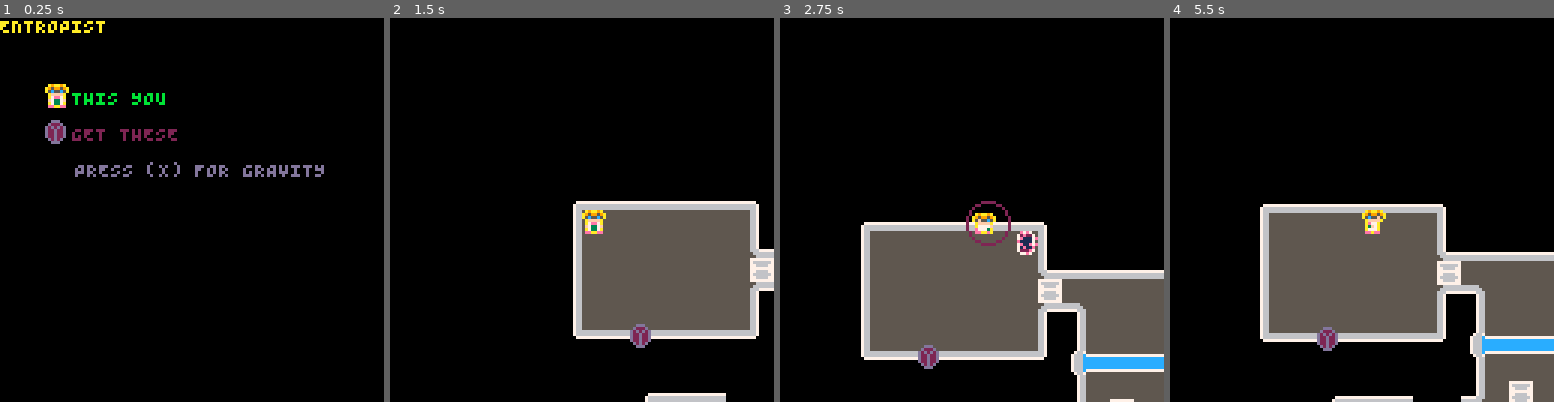
Above: before the commit, frames 1-4 (left to right).
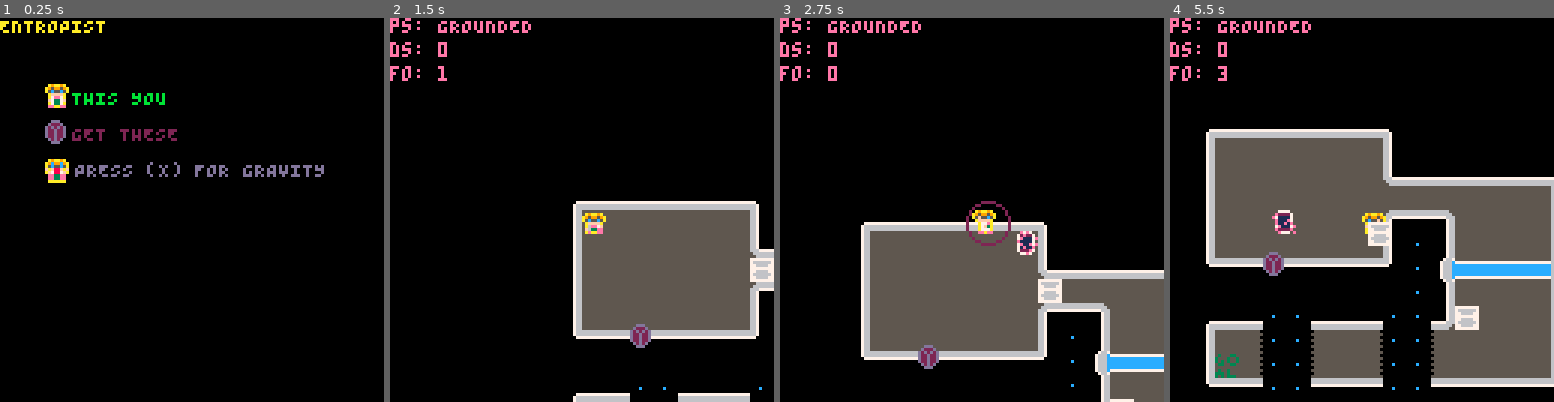
Above: after the commit, the same moments.

Repository: kitasuna/pico8-ttuor
Game: PICO-8 cartridge main.p8
Same seed, same stepped clock (60 frames per second), same inputs: the game is played once before the commit and once after it.
Inputs:
- Up to frame 1 (0.25 s): no input
- Up to frame 2 (1.5 s): tap X (X key) at 0.33, 1.07 s; tap O (Z key) at 0.7 s
- Up to frame 3 (2.75 s): hold Right 1.6-2.1 s; tap O (Z key) at 1.7, 2.1, 2.5 s; tap X (X key) at 1.85 s; hold Up 2.15-2.42 s; hold Right from 2.47 s (still down)
- Up to frame 4 (5.5 s): tap O (Z key) every 0.4 s from 2.9 to 5.3 s; tap X (X key) at 2.97, 4.08, 5.2 s; release Right at 3.03 s; hold Left 3.08-3.58 s; hold Down 3.63-3.97 s; hold Right 4.02-4.68 s; hold Up 4.73-5.03 s; hold Left from 5.08 s (still down)

The runs differ from the first frame. In frame 1, 0.3% of the frame differs, in the area x 11-18%, y 36-43%; in frame 2, 1.8%; in frame 3, 3.4%; in frame 4, 46%, in the area x 0-100%, y 0-100%.

Commit message:
Add sliding Add TTL on projectiles

Diff:
--- a/const.lua
+++ b/const.lua
@@ -49,3 +49,5 @@
 
 PLAYER_STATE_GROUNDED = "GROUNDED"
 PLAYER_STATE_FLOATING = "FLOATING"
+PLAYER_STATE_SLIDING = "SLIDING"
+PLAYER_STATE_DEAD_FALLING = "DEAD_FALLING"
--- a/entity.lua
+++ b/entity.lua
@@ -121,12 +121,10 @@
       -- Update blocked_by if necessary
       beam.size_x = 128
       if collides(beam.blocked_by, beam) == true then
-        printh("collided!")
         beam.size_x = beam.blocked_by.pos_x - beam.pos_x
         return
       else
         beam.blocked_by = nil
-        printh("UNSET BLOCKED_BY!")
       end
     end
 
--- a/grav.lua
+++ b/grav.lua
@@ -32,6 +32,15 @@
     del(gm.projectiles, payload.projectile)
   end
 
+  gm.handle_player_death = function(name, payload)
+    for k, g in pairs(gm.gravities) do
+      del(gm.gravities, g)
+    end
+    for k, g in pairs(gm.projectiles) do
+      del(gm.projectiles, g)
+    end
+  end
+
   -- String -> { pos_x: Int, pos_y: Int, direction: Int, input_mask: Int }
   gm.handle_button = function(name, payload)
 
@@ -53,7 +62,6 @@
       end
 
       local tmp = new_gravity({pos_x=pos_x, pos_y=pos_y})
-      grav_count += 1
 
       add(gm.gravities, tmp)
     elseif (payload.input_mask & (1 << BTN_O)) == 0 and count(gm.gravities) > 0 then
@@ -98,8 +106,13 @@
       end
     end
 
-    for k, g in pairs(gm.projectiles) do
-      g.update()
+    for k, p in pairs(gm.projectiles) do
+      p.update()
+
+      if p.ttl < 0 then
+        del(gm.projectiles, p)
+        qm.ae("PROJ_EXPIRATION", {})
+      end
     end
   end
 
@@ -161,6 +174,7 @@
   tmp.frame_half_step = 1
   tmp.frame_step = 4
   tmp.can_travel = (1 << FLAG_FLOOR) | (1 << FLAG_GAP)
+  tmp.ttl = 180
   local launch_velocity = 1.2
   if direction == DIRECTION_UP then
     tmp.vel_x = 0
@@ -185,6 +199,8 @@
         tmp.frame_index = 1
       end
     end
+
+    tmp.ttl -= 1
 
     ent_update(tmp)()
 
--- a/level.lua
+++ b/level.lua
@@ -7,7 +7,6 @@
         pos_x = 16,
         pos_y = 16,
       },
-      time=22<<8,
       player = {
         pos_x = ((1*8) + 16),
         pos_y = ((4*8) + 16),
@@ -16,7 +15,7 @@
         {type=ENT_BOX, pos_x= (8*8)+16, pos_y = (6*8)+16},
         {type=ENT_BOX, pos_x= (11*8)+16, pos_y = (11*8)+16},
         {type=ENT_ITEM, pos_x= 40, pos_y = 86},
-        {type=ENT_BEAM, pos_x = (8*10)+16, pos_y = (9*8)+16},
+        {type=ENT_BEAM, pos_x = (8*11)+16, pos_y = (9*8)+16},
       }
     },
   }
--- a/main.p8
+++ b/main.p8
@@ -1,5 +1,5 @@
 pico-8 cartridge // http://www.pico-8.com
-version 34
+version 35
 __lua__
 #include const.lua
 #include qico.lua
@@ -14,7 +14,7 @@
 --[[
 -- GLOBALS
 -- qm: qico queue manager
--- gm: game manager (score etc)
+-- gm: game manager (handles resetting of levels etc)
 -- ent_man: entity manager
 -- player: player object
 -- gravity: gravity well object
@@ -24,11 +24,10 @@
 -- level_index: table index of current level
 --]]
 --
+--
 function __draw() end
 function __update() end
 
-
-grav_count = 0
 
 over_draw = function()
   cls()
@@ -56,6 +55,11 @@
 
   camera(-64 + player.pos_x,-64 + player.pos_y)
   map(0, 0, level.map_offset.pos_x, level.map_offset.pos_y, 128, 32)
+  print("ps: "..player.state, player.pos_x-64, player.pos_y-64, 14)
+  print("ds: "..player.deaths, player.pos_x-64, player.pos_y-56, 14)
+  print("fo: "..player.frame_offset, player.pos_x-64, player.pos_y-48, 14)
+  -- print("v: "..player.vel_x..":"..player.vel_y, 15)
+  -- printh("v: "..player.vel_x..":"..player.vel_y)
   if player.invincible == false or (frame_counter % 4 == 1) then
     player.draw()
   end
@@ -73,7 +77,6 @@
   end)
 
   -- camera()
-  -- print("time: "..level.time, player.pos_x - 64, player.pos_y - 64, 14)
   -- print("ps: "..player.state, player.pos_x - 64, player.pos_y - 56, 14)
   -- print("pv: "..player.vel_x..","..player.vel_y, player.pos_x - 64, player.pos_y - 48, 14)
 end
@@ -112,8 +115,7 @@
       projectile = (count(grav_man.projectiles) > 0) and grav_man.projectiles[1] or nil
     })
 
-    -- Move stuff around
-    player.move(ent_man)
+    player.update(ent_man)
 
     grav_man.update()
     for k, g in pairs(grav_man.gravities) do
@@ -135,12 +137,11 @@
       end
 
       for j, ent_inner in pairs(ent_man.ents) do
-	if ent_inner.type == ENT_BEAM and ent.type == ENT_BOX and collides(ent, ent_inner) then
+        if ent_inner.type == ENT_BEAM and ent.type == ENT_BOX and collides(ent, ent_inner) then
           qm.ae("BEAM_BOX_COLLISION", { box=ent, beam=ent_inner })
-	end
+        end
       end
     end
-
 
     -- if gravity.mass > level.critical_mass then
     if false then
@@ -203,10 +204,17 @@
   qm.at("GRAVITY")
   qm.at("PROJ_PLAYER_COLLISION")
   qm.at("BEAM_BOX_COLLISION")
+  qm.at("PLAYER_DEATH")
+  qm.at("PROJ_EXPIRATION")
 
   -- Set up our score manager
   score_man = new_score_manager()
 
+  gm = {}
+  gm.handle_player_death = function(name, payload)
+    init_level(payload.level)
+  end
+  qm.as("PLAYER_DEATH", gm.handle_player_death)
 
   -- Set up our entity manager
   ent_man = new_entity_manager()
@@ -220,13 +228,14 @@
   qm.as("BUTTON", grav_man.handle_button)
   qm.as("ENTITY_GRAV_COLLISION", grav_man.handle_ent_grav_collision)
   qm.as("PROJ_PLAYER_COLLISION", grav_man.handle_proj_player_collision)
+  qm.as("PLAYER_DEATH", grav_man.handle_player_death)
 
   -- Add sprite
   player = new_player(1, 64, 64, 6, 6)
   -- Player subscriptions
   qm.as("BUTTON", player.handle_button)
   qm.as("PROJ_PLAYER_COLLISION", player.handle_proj_player_collision)
-
+  qm.as("PROJ_EXPIRATION", player.handle_proj_expiration)
 
   -- Load levels
   levels = get_levels()
@@ -244,6 +253,7 @@
 end
 
 function init_level(l)
+  player.reset(l)
   ent_man.reset()
   for k, e in pairs(l.ents) do
     if e.type==ENT_ITEM then
@@ -266,9 +276,7 @@
 function _update60()
   -- Kinda hacky; but if we're in "game mode" do this stuff
   if __update == game_update then
-    if level.time > 0 then
-      level.time -= 1
-    elseif level.time <= 0 then
+    if false then -- TODO: Add game over condition here
       __update = over_update
       __draw = over_draw
     end
@@ -437,21 +445,21 @@
 
 
 __gff__
-0001010101010101010101010101000000000000000000002002020000000000041000000000000000000000000000001010100000000000000000000000000002000000000000000000000000000000020202020000000000000000000000000000000000000000000000000000000000000000000000000000000000000000
+0001010101010101010101010101010001000000000000002002020000000000041000000000000000000000000000001010100000000000000000000000000002000000000000000000000000000000020202020200000000000000000000000000000000000000000000000000000000000000000000000000000000000000
 0000000000000000000000000000000000000000000000000000000000000000000000000000000000000000000000000000000000000000000000000000000000000000000000000000000000000000000000000000000000000000000000000000000000000000000000000000000000000000000000000000000000000000
 __map__
-101010101010001010101010101a1a1a1a1a1a00000000000000000000000000000000000000000000000000000000000000000000000000000000000000000000000000000000000000000000000000000000000000000000000000000000000000000000000000000000000000000000000000000000000000000000000000
-1010101010000010101010101010101010101000000000000000000000000000000000000000000000000000000000000000000000000000000000000000000000000000000000000000000000000000000000000000000000000000000000000000000000000000000000000000000000000000000000000000000000000000
-1010101010000010101010101000101010101000000000000000000000000000000000000000000000000000000000000000000000000000000000000000000000000000000000000000000000000000000000000000000000000000000000000000000000000000000000000000000000000000000000000000000000000000
-4543434343434343461010101000101010101000000000000000000000000000000000000000000000000000000000000000000000000000000000000000000000000000000000000000000000000000000000000000000000000000000000000000000000000000000000000000000000000000000000000000000000000000
-4140404040404040421010101010101010101010000000000000000000000000000000000000000000000000000000000000000000000000000000000000000000000000000000000000000000000000000000000000000000000000000000000000000000000000000000000000000000000000000000000000000000000000
-4140404040404040494343434343461010101010000000000000000000000000000000000000000000000000000000000000000000000000000000000000000000000000000000000000000000000000000000000000000000000000000000000000000000000000000000000000000000000000000000000000000000000000
-4140404040404040404040404040421010101000000000000000000000000000000000000000000000000000000000000000000000000000000000000000000000000000000000000000000000000000000000000000000000000000000000000000000000000000000000000000000000000000000000000000000000000000
-41404040404040404a4b40404040421010101000000000000000000000000000000000000000000000000000000000000000000000000000000000000000000000000000000000000000000000000000000000000000000000000000000000000000000000000000000000000000000000000000000000000000000000000000
-4140404040404040424140404040421010101000000000000000000000000000000000000000000000000000000000000000000000000000000000000000000000000000000000000000000000000000000000000000000000000000000000000000000000000000000000000000000000000000000000000000000000000000
-4844444444444444473040404040420000000000000000000000000000000000000000000000000000000000000000000000000000000000000000000000000000000000000000000000000000000000000000000000000000000000000000000000000000000000000000000000000000000000000000000000000000000000
-1010101010220000004140404040420000000000000000000000000000000000000000000000000000000000000000000000000000000000000000000000000000000000000000000000000000000000000000000000000000000000000000000000000000000000000000000000000000000000000000000000000000000000
-1010224543434300004c40404040420000000000000000000000000000000000000000000000000000000000000000000000000000000000000000000000000000000000000000000000000000000000000000000000000000000000000000000000000000000000000000000000000000000000000000000000000000000000
-0000004140405318185240404040420000000000000000000000000000000000000000000000000000000000000000000000000000000000000000000000000000000000000000000000000000000000000000000000000000000000000000000000000000000000000000000000000000000000000000000000000000000000
-0000004119405318185240404040420000000000000000000000000000000000000000000000000000000000000000000000000000000000000000000000000000000000000000000000000000000000000000000000000000000000000000000000000000000000000000000000000000000000000000000000000000000000
-0000004844444400004444444444470000000000000000000000000000000000000000000000000000000000000000000000000000000000000000000000000000000000000000000000000000000000000000000000000000000000000000000000000000000000000000000000000000000000000000000000000000000000
+555555555555005555555555551a1a1a1a1a1a00000000000000000000000000000000000000000000000000000000000000000000000000000000000000000000000000000000000000000000000000000000000000000000000000000000000000000000000000000000000000000000000000000000000000000000000000
+5555555555550055555555555555555555555500000000000000000000000000000000000000000000000000000000000000000000000000000000000000000000000000000000000000000000000000000000000000000000000000000000000000000000000000000000000000000000000000000000000000000000000000
+5555555555555555555555555555555555555500000000000000000000000000000000000000000000000000000000000000000000000000000000000000000000000000000000000000000000000000000000000000000000000000000000000000000000000000000000000000000000000000000000000000000000000000
+4543434343434343465555555555555555555555000000000000000000000000000000000000000000000000000000000000000000000000000000000000000000000000000000000000000000000000000000000000000000000000000000000000000000000000000000000000000000000000000000000000000000000000
+4140404040404040425555555555555555555555000000000000000000000000000000000000000000000000000000000000000000000000000000000000000000000000000000000000000000000000000000000000000000000000000000000000000000000000000000000000000000000000000000000000000000000000
+4140404040404040494343434343434655555555000000000000000000000000000000000000000000000000000000000000000000000000000000000000000000000000000000000000000000000000000000000000000000000000000000000000000000000000000000000000000000000000000000000000000000000000
+4140404040404040404040404040404255555555000000000000000000000000000000000000000000000000000000000000000000000000000000000000000000000000000000000000000000000000000000000000000000000000000000000000000000000000000000000000000000000000000000000000000000000000
+41404040404040404a444b404040404255555500000000000000000000000000000000000000000000000000000000000000000000000000000000000000000000000000000000000000000000000000000000000000000000000000000000000000000000000000000000000000000000000000000000000000000000000000
+4140404040404040421841404040404255555500000000000000000000000000000000000000000000000000000000000000000000000000000000000000000000000000000000000000000000000000000000000000000000000000000000000000000000000000000000000000000000000000000000000000000000000000
+4844444444444444471830404040404200000000000000000000000000000000000000000000000000000000000000000000000000000000000000000000000000000000000000000000000000000000000000000000000000000000000000000000000000000000000000000000000000000000000000000000000000000000
+5555555555220000001841404040404200000000000000000000000000000000000000000000000000000000000000000000000000000000000000000000000000000000000000000000000000000000000000000000000000000000000000000000000000000000000000000000000000000000000000000000000000000000
+454343181843434318184c404040404200000000000000000000000000000000000000000000000000000000000000000000000000000000000000000000000000000000000000000000000000000000000000000000000000000000000000000000000000000000000000000000000000000000000000000000000000000000
+4140531818524053181852404040404200000000000000000000000000000000000000000000000000000000000000000000000000000000000000000000000000000000000000000000000000000000000000000000000000000000000000000000000000000000000000000000000000000000000000000000000000000000
+4119531818524053181852404040404200000000000000000000000000000000000000000000000000000000000000000000000000000000000000000000000000000000000000000000000000000000000000000000000000000000000000000000000000000000000000000000000000000000000000000000000000000000
+4844441818444444181844444444444700000000000000000000000000000000000000000000000000000000000000000000000000000000000000000000000000000000000000000000000000000000000000000000000000000000000000000000000000000000000000000000000000000000000000000000000000000000
--- a/player.lua
+++ b/player.lua
@@ -14,8 +14,10 @@
   -- local velocity_step_down = 0.08
   local velocity_step_up = 0.2
   local velocity_step_down = 0.2
+  local slide_step_down = 0.035
 
   player.state = PLAYER_STATE_GROUNDED
+  player.deaths = 0
   player.vel_x = 0
   player.vel_y = 0
   player.invincible = false
@@ -25,12 +27,20 @@
   player.facing = DIRECTION_DOWN
   player.can_travel = (1 << FLAG_FLOOR)
 
-  player.handle_proj_player_collision = function(name, payload)
+  player.reset = function(l)
+    player.frame_base = 1
+    player.frame_offset = 1
+    player.facing = DIRECTON_DOWN
+    player.can_travel = (1 << FLAG_FLOOR)
     player.state = PLAYER_STATE_GROUNDED
     player.vel_x = 0
     player.vel_y = 0
-    player.can_travel = (1 << FLAG_FLOOR)
-    player.facing = DIRECTION_DOWN
+    player.pos_x = l.player.pos_x
+    player.pos_y = l.player.pos_y
+  end
+
+  player.handle_proj_player_collision = function(name, payload)
+    sc_sliding(player)
   end
 
   player.handle_obs_collision = function(name, payload)
@@ -50,7 +60,23 @@
     })
   end
 
+  player.handle_proj_expiration = function(name, payload)
+    if player.state == PLAYER_STATE_FLOATING then
+      sc_sliding(player)
+    end
+  end
+
   player.handle_button = function(name, payload)
+    -- If they're sliding, they can't do much
+    if player.state == PLAYER_STATE_SLIDING then
+      return
+    end
+
+    -- If they're dying, disable input
+    if player.state == PLAYER_STATE_DEAD_FALLING then
+      return
+    end
+
     -- If they're floating and the press isn't a float toggle, return
     if player.state == PLAYER_STATE_FLOATING and (payload.input_mask & (1 << BTN_X) == 0) then
       return
@@ -58,10 +84,7 @@
 
     -- If they're floating and the press IS a float toggle, ground them and return
     if player.state == PLAYER_STATE_FLOATING and (payload.input_mask & (1 << BTN_X) > 0) then
-        player.state = PLAYER_STATE_GROUNDED
-        player.can_travel = (1 << FLAG_FLOOR)
-        player.vel_x = 0
-        player.vel_y = 0
+        sc_sliding(player)
         return
     end
 
@@ -76,8 +99,6 @@
         128.0
         )
 
-        printh("GD: "..grav_result.gdistance..", X: "..grav_result.vel.x..", Y: "..grav_result.vel.y)
-
         player.vel_x = grav_result.vel.x
         player.vel_y = grav_result.vel.y
 
@@ -157,10 +178,14 @@
       spr(player.frame_base + player.frame_offset, player.pos_x, player.pos_y, 1.0, 1.0, player.flip_x, player.flip_y)
     elseif player.state == PLAYER_STATE_FLOATING then
       spr(13, player.pos_x, player.pos_y, 1.0, 1.0, false, false)
-    end
-  end
-
-  player.move = function(ent_man)
+    elseif player.state == PLAYER_STATE_SLIDING then
+      spr(14, player.pos_x, player.pos_y, 1.0, 1.0, false, false)
+    elseif player.state == PLAYER_STATE_DEAD_FALLING then
+      sspr(0, 8, 8, 8, player.pos_x + (player.frame_offset * 2), player.pos_y + (player.frame_offset * 2), 8 \ (player.frame_offset + 1), 8 \ (player.frame_offset + 1))
+    end
+  end
+
+  player.update = function(ent_man)
     -- Get player x/y map cell
     local map_offset_x = 16
     local map_offset_y = 12
@@ -175,6 +200,32 @@
     local next_map_y = (player_next_y - map_offset_y) \ 8
     local can_move_x = true
     local can_move_y = true
+
+    if player.state == PLAYER_STATE_DEAD_FALLING then
+      if player.frame_offset < 3 then
+        player.frame_step += 1
+        if player.frame_step > 20 then
+          player.frame_offset += 1
+          player.frame_step = 0
+        end
+      else
+        qm.ae("PLAYER_DEATH", {level = level})
+        return
+      end
+    end
+
+    -- if centered over a gap, and not floating, increment deaths (and probably trigger some event?)
+    if fget(mget(curr_map_x, curr_map_y), FLAG_GAP) and (player.state != PLAYER_STATE_FLOATING and player.state != PLAYER_STATE_DEAD_FALLING) then
+      player.deaths += 1
+      player.can_move_x = false
+      player.can_move_y = false
+      player.vel_x = 0
+      player.vel_y = 0
+      player.state = PLAYER_STATE_DEAD_FALLING
+      player.frame_step = 0
+      player.frame_offset = 0
+      return
+    end
 
     if fget(mget(next_map_x, curr_map_y)) & player.can_travel == 0 then
       can_move_x = false
@@ -215,7 +266,37 @@
       player.pos_y += player.vel_y
     end
 
+    -- the slide
+    if player.state == PLAYER_STATE_SLIDING then
+      if player.vel_x > 0 then
+        player.vel_x -= slide_step_down
+      elseif player.vel_x < 0 then
+        player.vel_x += slide_step_down
+      end
+
+      if player.vel_y > 0 then
+        player.vel_y -= slide_step_down
+      elseif player.vel_y < 0 then
+        player.vel_y += slide_step_down
+      end
+
+      if (player.vel_x <= slide_step_down and player.vel_x >= -slide_step_down) then
+        player.vel_x = 0
+      end
+      if (player.vel_y <= slide_step_down and player.vel_y >= -slide_step_down) then
+        player.vel_y = 0
+      end
+
+      if player.vel_x == 0 and player.vel_y == 0 and player.state == PLAYER_STATE_SLIDING then
+        player.state = PLAYER_STATE_GROUNDED
+      end
+    end
   end
 
   return player
 end
+
+function sc_sliding(player)
+    player.state = PLAYER_STATE_SLIDING
+    player.can_travel = (1 << FLAG_FLOOR) | (1 << FLAG_GAP)
+end
Not shown, changed: 24 lines of the sprite sheet (__gfx__) section of main.p8
